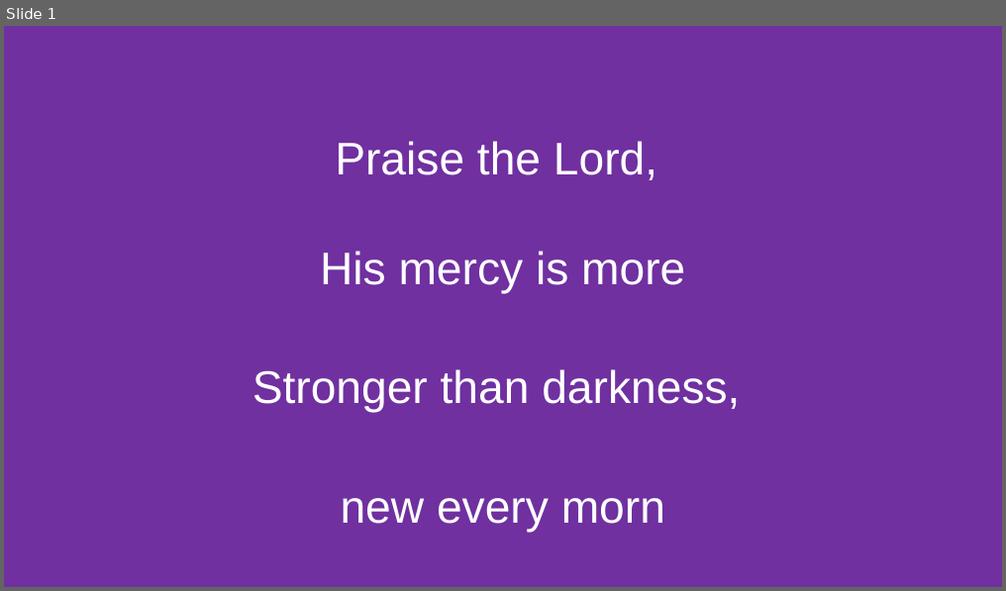
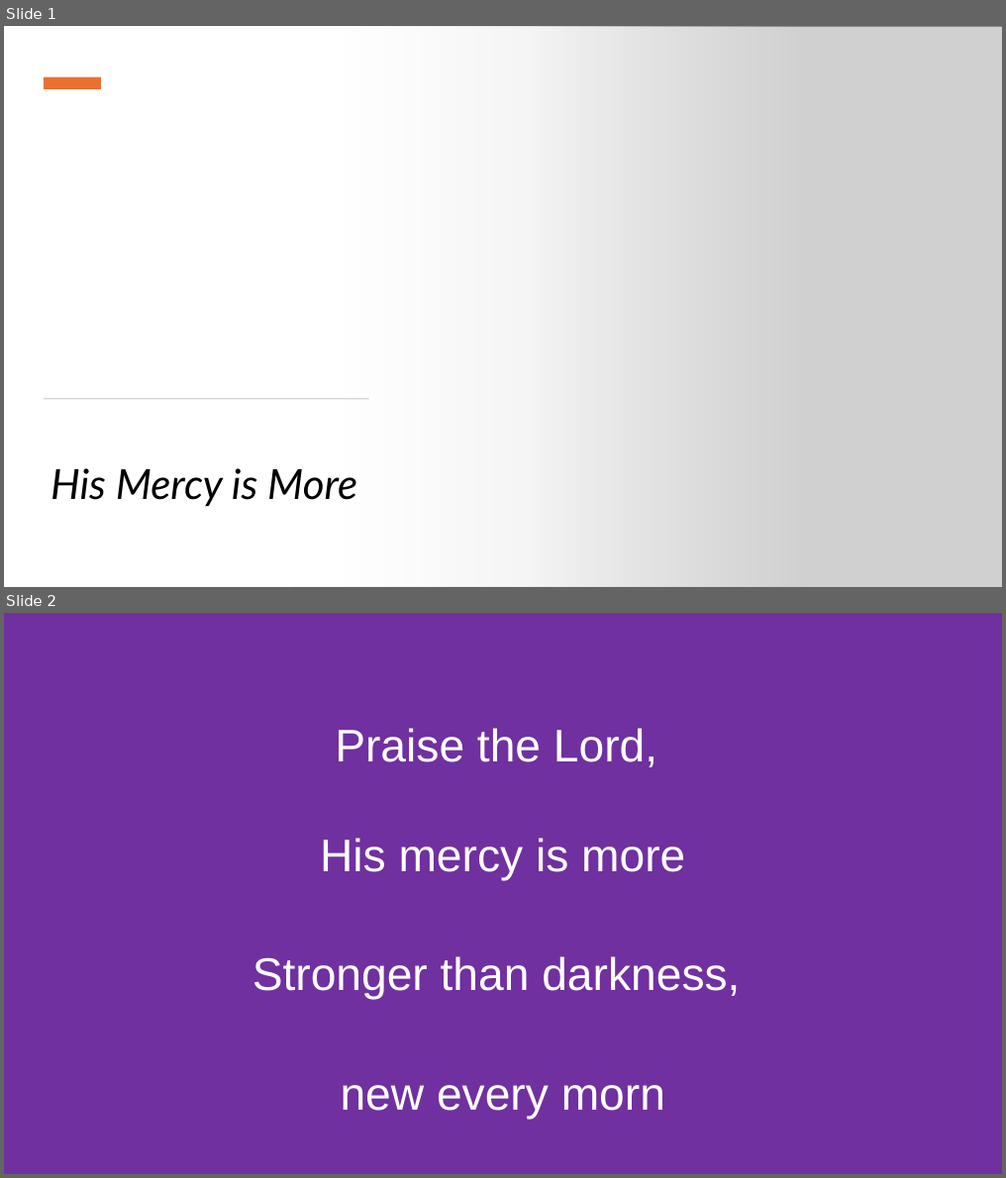
Before and after one commit to kendall412/worship, a slide deck: His Mercy is More.pptx. Shown one above the other, each under a label of ours: slide 1 before the commit, slides 1 and 2 after it. The pictures are 1006x591 and 1006x1178 pixels, drawn with LibreOffice and Linux fonts; fonts in the diff are those of the drawing; grey boxes stand for pictures. Boxes give left, top, right and bottom in pixels: in the first picture for what was removed or moved away, otherwise in the second. Text is boxed around its words. In the diff, an @@ line names an element or a change of style, - is before the commit and + after.

```diff
--- a/His Mercy is More.pptx
+++ b/His Mercy is More.pptx
@@ slide 1 added at (4,26,1002,587), background #FFFFFF @@
@@ rectangle added at (4,26,803,587), fill gradient #FFFFFF @@
@@ picture added at (292,26,1002,587) @@
@@ rectangle added at (44,77,101,89), fill #E97132 @@
@@ rectangle added at (44,398,369,399), fill #D5D5D5 @@
@@ subtitle added at (51,469,357,507), 40 pt, text #000000, italic @@
+His Mercy is More
@@ what was slide 1 is now slide 2 @@
```
Also in this commit, not shown: 7 other files.
